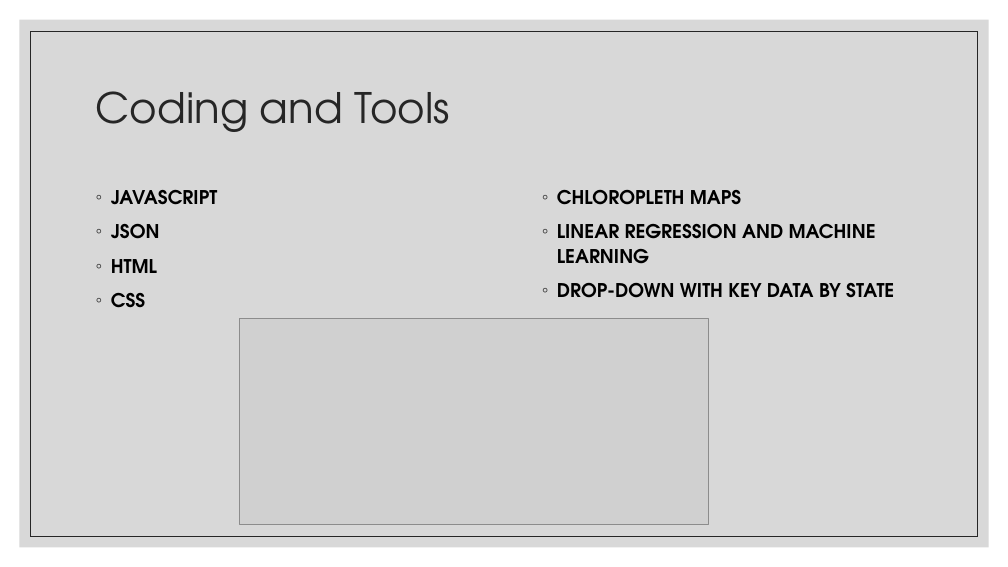
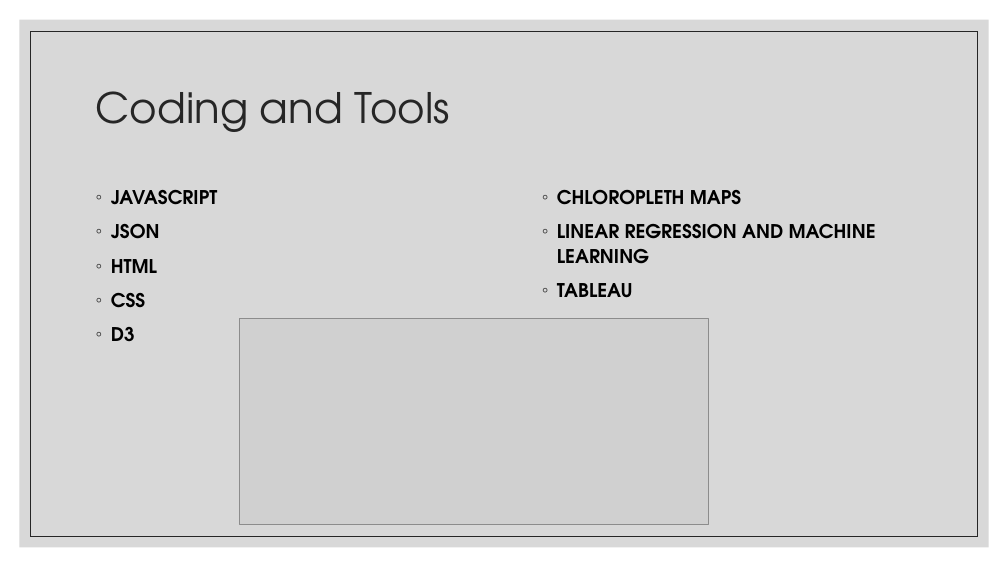
Before and after one commit to abelloma/project-3, a slide deck: slide 5 of Does Alcohol cause happiness.pptx. Drawn at 1008x567 pixels with LibreOffice and Linux fonts; fonts in the diff are those of the drawing; grey boxes stand for pictures. Boxes give left, top, right and bottom in pixels: in the first picture for what was removed or moved away, otherwise in the second. Text is boxed around its words. In the diff, an @@ line names an element or a change of style, - is before the commit and + after.

```diff
--- a/Does Alcohol cause happiness.pptx
+++ b/Does Alcohol cause happiness.pptx
@@ text at [557,283,633,298]: text changed @@
-◦ DROP-DOWN WITH KEY DATA BY STATE
+◦ TABLEAU
@@ text at [111,327,135,341]: paragraph added @@
+◦ D3
```
Also in this commit, not shown: 2 other slides changed, 2 slides added, 3 other files.
